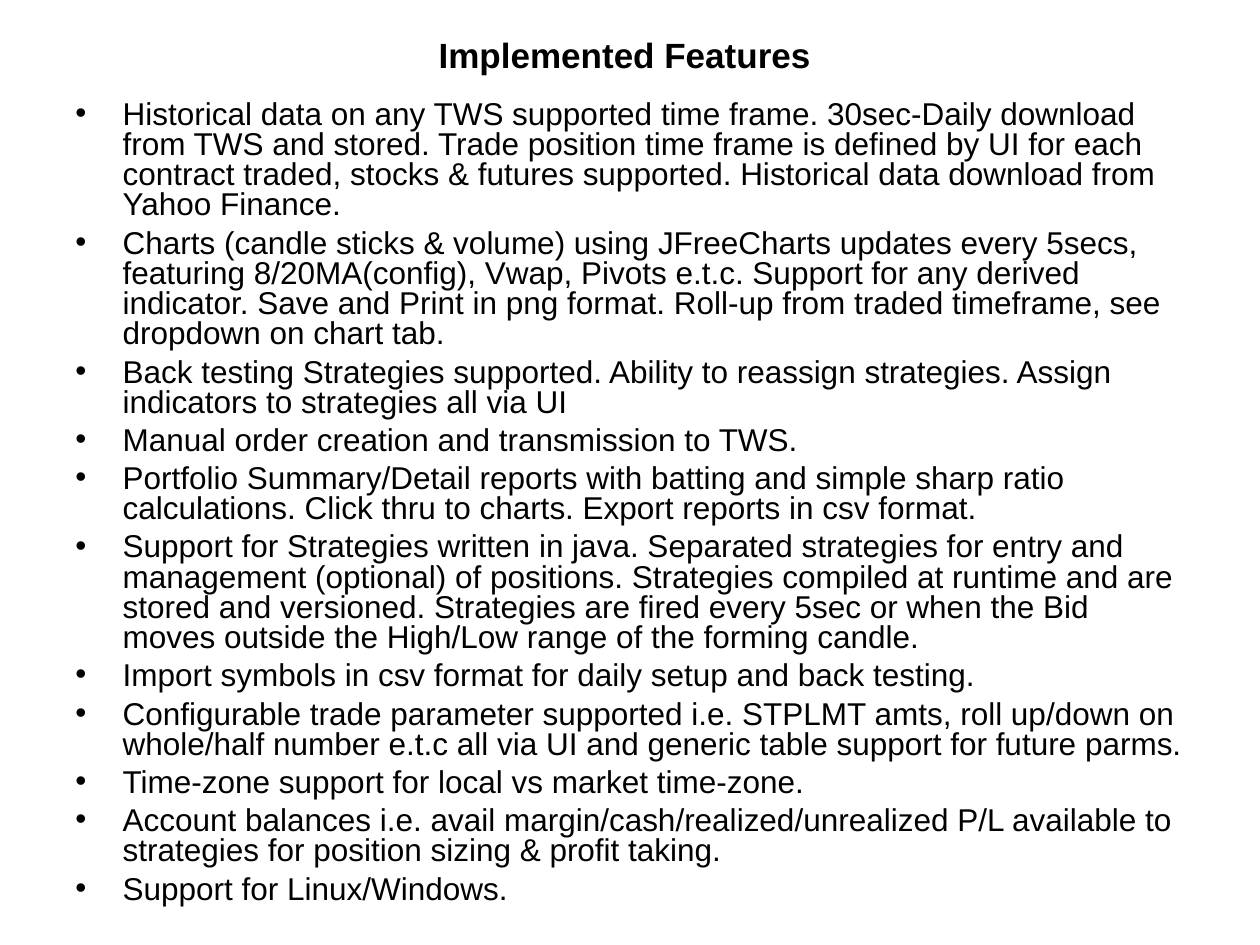
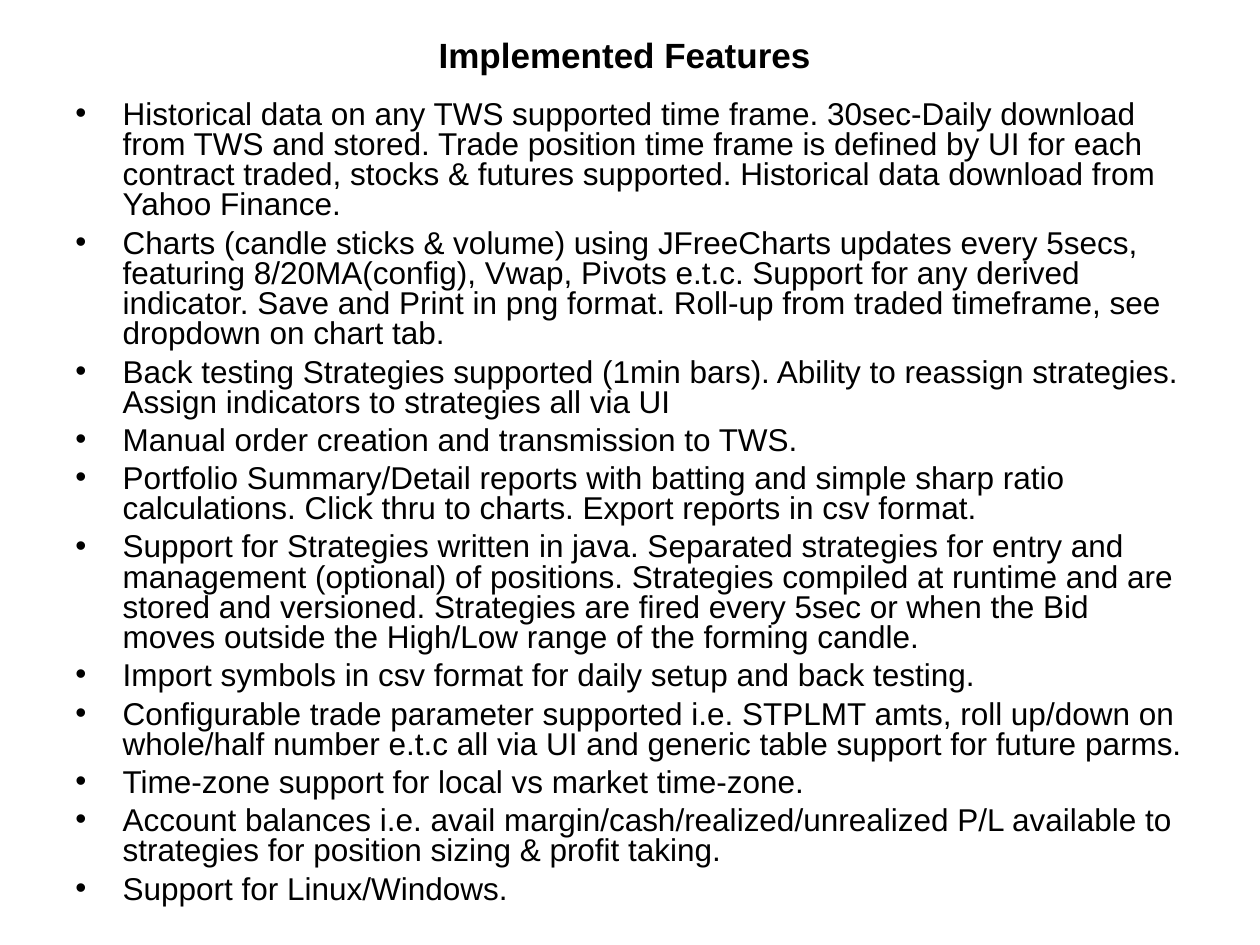
Before and after one commit to trade-manager/trade-manager, a slide deck: slide 3 of docs/Trading Day.ppt. Drawn at 1260x945 pixels with LibreOffice and Linux fonts; fonts in the diff are those of the drawing. Boxes give left, top, right and bottom in pixels: in the first picture for what was removed or moved away, otherwise in the second. Text is boxed around its words. In the diff, an @@ line names an element or a change of style, - is before the commit and + after.

```diff
--- a/docs/Trading Day.ppt
+++ b/docs/Trading Day.ppt
@@ text at bbox=[123, 360, 1177, 419]: text changed @@
-• Back testing Strategies supported. Ability to reassign strategies. Assign indicators to strategies all via UI
+• Back testing Strategies supported (1min bars). Ability to reassign strategies. Assign indicators to strategies all via UI
```
Also in this commit, not shown: 4 other files.
